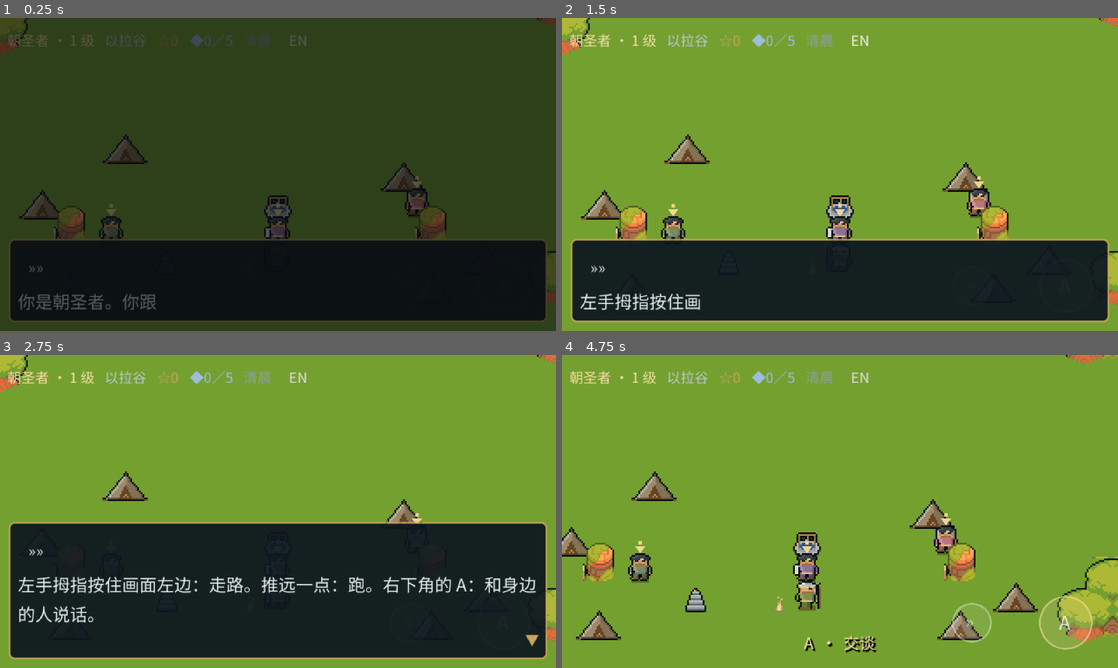
Above: before the commit, frames 1-4 (two rows, left to right).
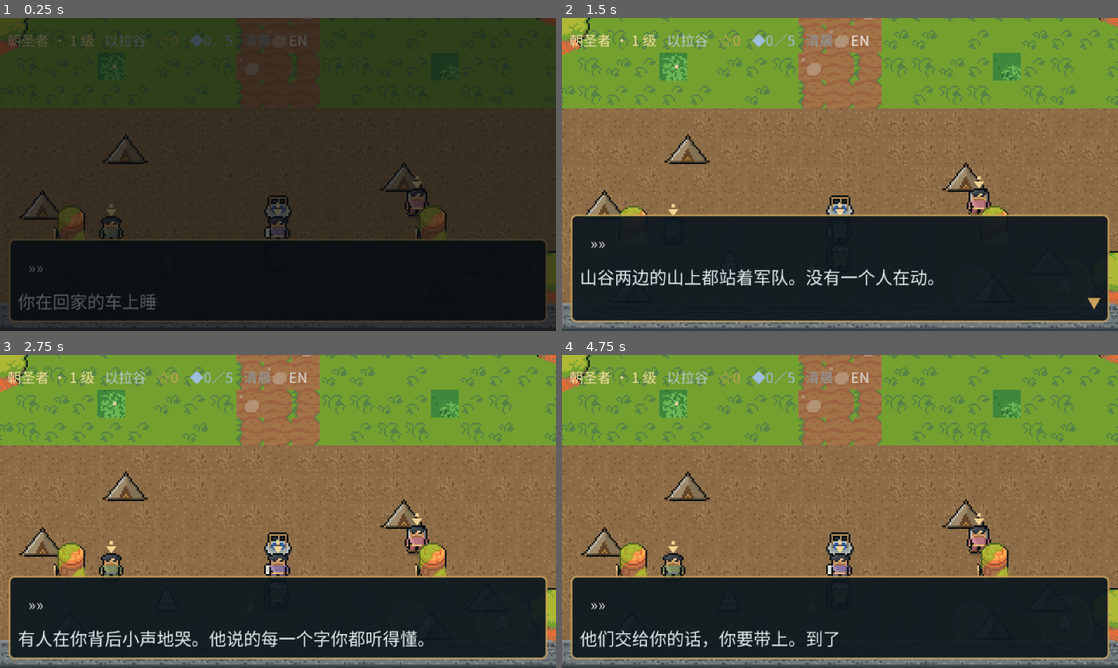
Above: after the commit, the same moments.

Repository: fongway94/WalkInCovenant
Game: Godot game, scene res://scenes/main/Main.tscn
The game is run twice, just before and just after one commit, with the same random seed, the same clock (stepped at 60 frames per second) and the same inputs.
Inputs (mouse positions are in pixels of both pictures, inside the frame that each line leads up to):
- Up to frame 1 (0.25 s): no input
- Up to frame 2 (1.5 s): tap Enter (ui_accept) at 0.5, 0.77 s; move the mouse to (962, 158) at 0.52 s; hold Right (move_right) 0.53-1.25 s; hold Shift (run) 0.53-1.25 s; click (962, 158) at 0.67 s; click "EN" at 1.25 s
- Up to frame 3 (2.75 s): click "»»" at 2 s
- Up to frame 4 (4.75 s): click "»»" at 2.75 s; drag from (728, 527) to (812, 574) at 3.52 s; move the mouse to (895, 442) at 4.27 s; hold Right (move_right) from 4.28 s (still down); hold Shift (run) from 4.28 s (still down)

The runs differ from the first frame. In frame 1, 4.3% of the frame differs, in the area x 0-100%, y 0-100%; in frame 2, 52%; in frame 3, 56%; in frame 4, 77%.
Error before the commit: Trying to assign value of type 'Dictionary' to a variable of type 'Array'. (res://scripts/systems/RegionModel.gd:94)

Commit message:
prologue is a list of lines, and the loader says so out loud
Storing it as {"lines": [...]} made the typed assignment abort _init_from
half-way: the grid never finished and the terrain drew out of bounds for the
rest of the run. Plain array in the data, and the model accepts either shape
so a region author cannot break the load with a wrapper.

Co-authored-by: arena-agent <297053741+arena-agent@users.noreply.github.com>

Diff:
--- a/data/regions/elah.json
+++ b/data/regions/elah.json
@@ -1306,43 +1306,41 @@
    ]
   }
  },
- "prologue": {
-  "lines": [
-   {
-    "who": "",
-    "text": {
-     "en": "You fell asleep on the bus home.",
-     "zh": "你在回家的车上睡着了。"
-    }
-   },
-   {
-    "who": "",
-    "text": {
-     "en": "You wake with the sun straight overhead, and your mouth full of dust.",
-     "zh": "醒来的时候，太阳正悬在头顶，嘴里全是土。"
-    }
-   },
-   {
-    "who": "",
-    "text": {
-     "en": "Your clothes are not your clothes. Coarse wool. A leather cord at your waist.",
-     "zh": "衣服不是你的。粗羊毛，腰上一条皮绳。"
-    }
-   },
-   {
-    "who": "",
-    "text": {
-     "en": "Two armies are standing on the hills either side of the valley. Nobody is moving.",
-     "zh": "山谷两边的山上都站着军队。没有一个人在动。"
-    }
-   },
-   {
-    "who": "",
-    "text": {
-     "en": "A man is crying quietly somewhere behind you. You understand every word he says.",
-     "zh": "有人在你背后小声地哭。他说的每一个字你都听得懂。"
-    }
-   }
-  ]
- }
+ "prologue": [
+  {
+   "who": "",
+   "text": {
+    "en": "You fell asleep on the bus home.",
+    "zh": "你在回家的车上睡着了。"
+   }
+  },
+  {
+   "who": "",
+   "text": {
+    "en": "You wake with the sun straight overhead, and your mouth full of dust.",
+    "zh": "醒来的时候，太阳正悬在头顶，嘴里全是土。"
+   }
+  },
+  {
+   "who": "",
+   "text": {
+    "en": "Your clothes are not your clothes. Coarse wool. A leather cord at your waist.",
+    "zh": "衣服不是你的。粗羊毛，腰上一条皮绳。"
+   }
+  },
+  {
+   "who": "",
+   "text": {
+    "en": "Two armies are standing on the hills either side of the valley. Nobody is moving.",
+    "zh": "山谷两边的山上都站着军队。没有一个人在动。"
+   }
+  },
+  {
+   "who": "",
+   "text": {
+    "en": "A man is crying quietly somewhere behind you. You understand every word he says.",
+    "zh": "有人在你背后小声地哭。他说的每一个字你都听得懂。"
+   }
+  }
+ ]
 }
--- a/scripts/systems/RegionModel.gd
+++ b/scripts/systems/RegionModel.gd
@@ -91,7 +91,14 @@
 	props = d.get("props", [])
 	triggers = d.get("triggers", [])
 	briefing = d.get("briefing", [])
-	prologue = d.get("prologue", [])
+	# `briefing` and `prologue` are plain arrays of lines, and a JSON object here
+	# would type-error into an Array and abort the whole load (it did: the grid
+	# never finished, and the terrain drew out of bounds for the rest of the run).
+	var raw_pr: Variant = d.get("prologue", [])
+	if raw_pr is Dictionary:
+		prologue = (raw_pr as Dictionary).get("lines", [])
+	else:
+		prologue = raw_pr
 	exits = d.get("exits", [])
 	words = d.get("words", [])
 	shouts = d.get("shouts", [])
